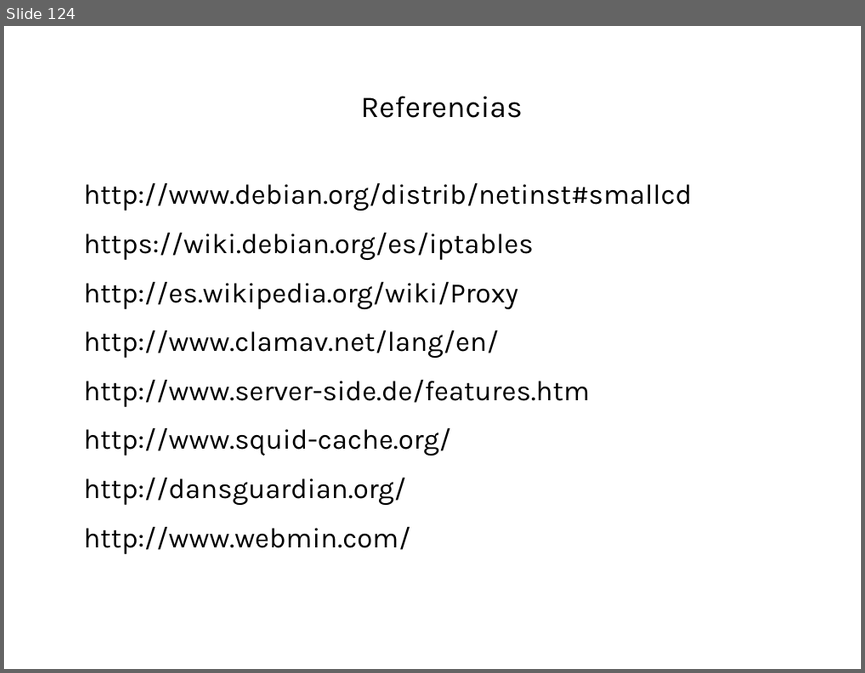
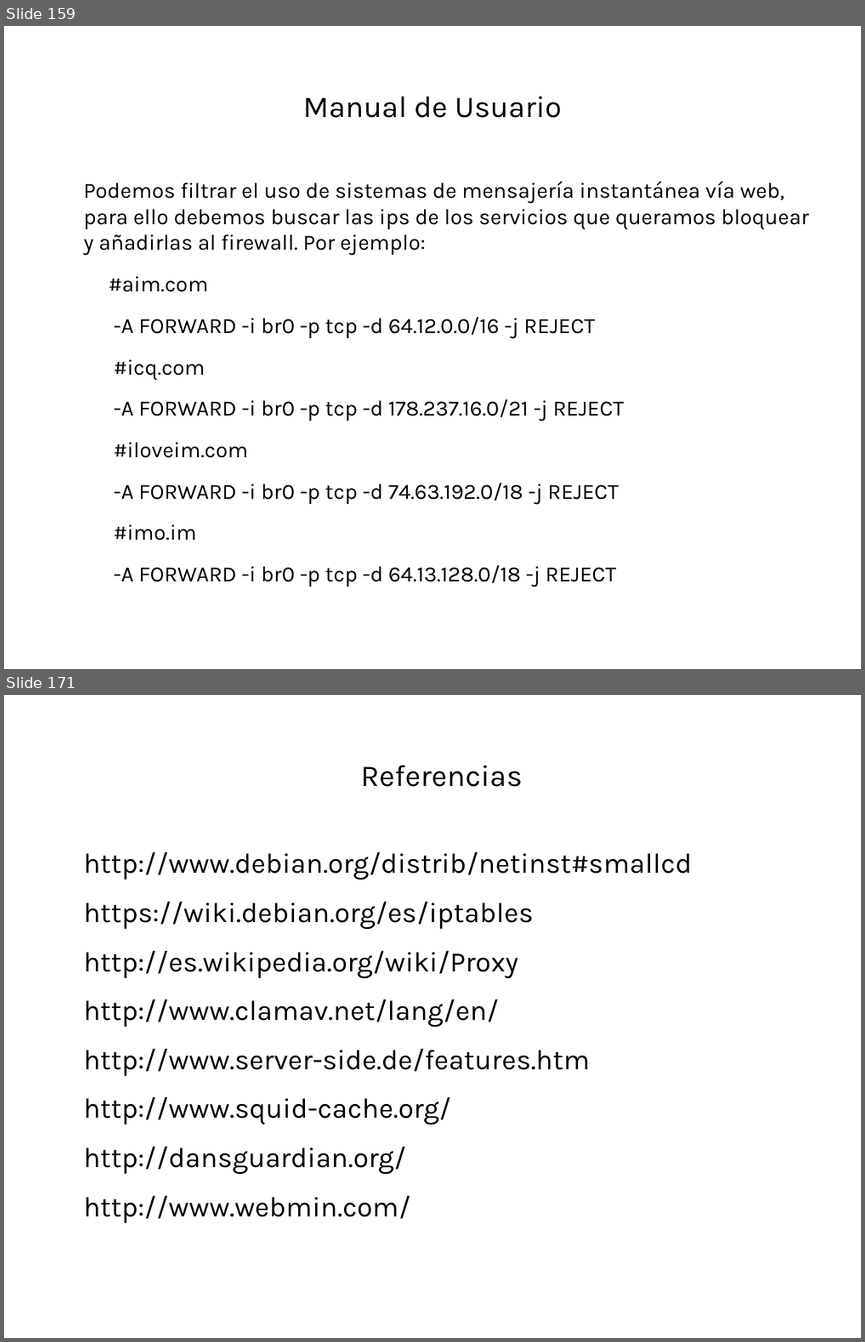
Before and after one commit to robertord/Ecoraee, a slide deck: Presentaciones/PresentacionApliance.odp. Shown one above the other, each under a label of ours: slide 124 before the commit, slides 159 and 171 after it; the slides between them are not shown. The pictures are 865x673 and 865x1342 pixels, drawn with LibreOffice and Linux fonts; fonts in the diff are those of the drawing; background and template pictures are left out. Boxes give left, top, right and bottom in pixels: in the first picture for what was removed or moved away, otherwise in the second. Text is boxed around its words. In the diff, an @@ line names an element or a change of style, - is before the commit and + after.

```diff
--- a/Presentaciones/PresentacionApliance.odp
+++ b/Presentaciones/PresentacionApliance.odp
@@ slide 159 added at [4,26,861,669], background #FFFFFF @@
@@ title added at [303,96,562,118], 28 pt, text #000000 @@
+Manual de Usuario
@@ text added at [84,181,809,586], 20.1 pt, text #000000 @@
+Podemos filtrar el uso de sistemas de mensajería instantánea vía web, para ello debemos buscar las ips de los servicios que queramos bloquear y añadirlas al firewall. Por ejemplo:
+#aim.com
+-A FORWARD -i br0 -p tcp -d 64.12.0.0/16 -j REJECT
+#icq.com
+-A FORWARD -i br0 -p tcp -d 178.237.16.0/21 -j REJECT
+#iloveim.com
+-A FORWARD -i br0 -p tcp -d 74.63.192.0/18 -j REJECT
+#imo.im
+-A FORWARD -i br0 -p tcp -d 64.13.128.0/18 -j REJECT
@@ what was slide 124 is now slide 171 @@
```
Also in this commit, not shown: 1 slide changed, 46 other slides added, 1 other file.
